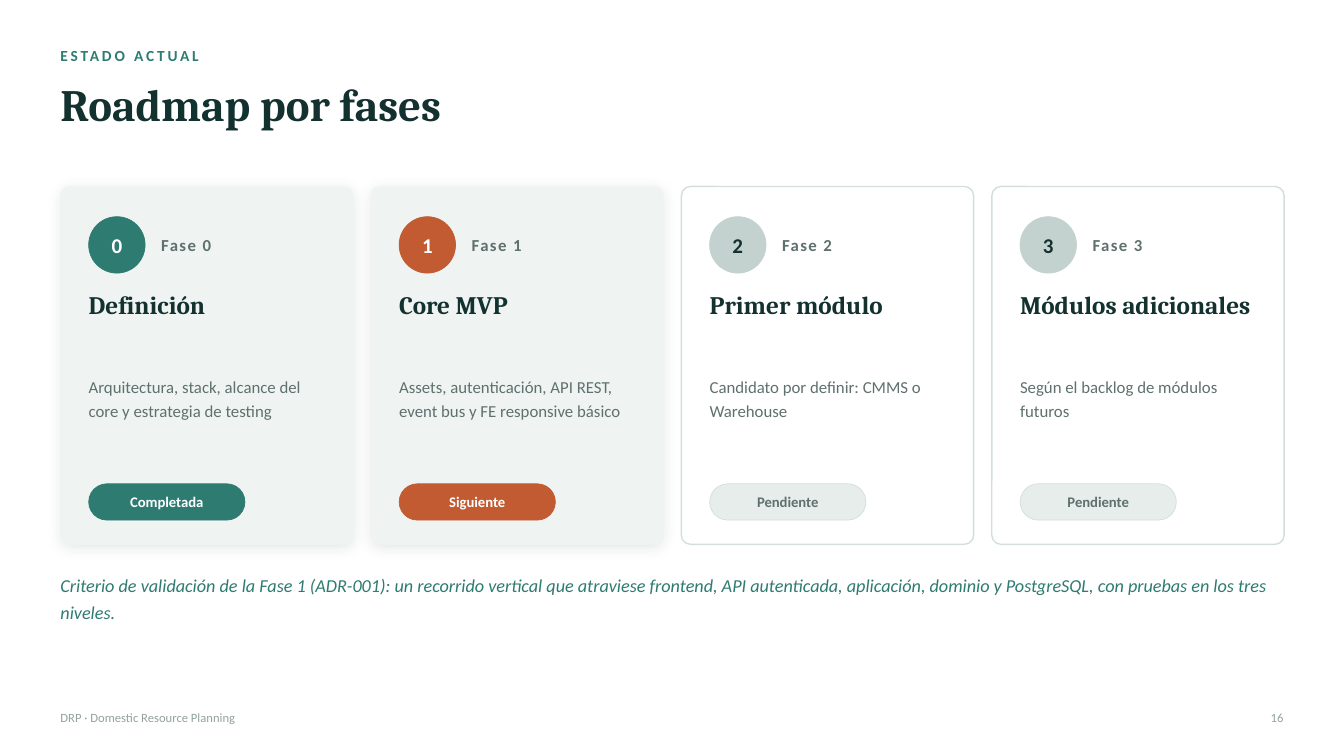
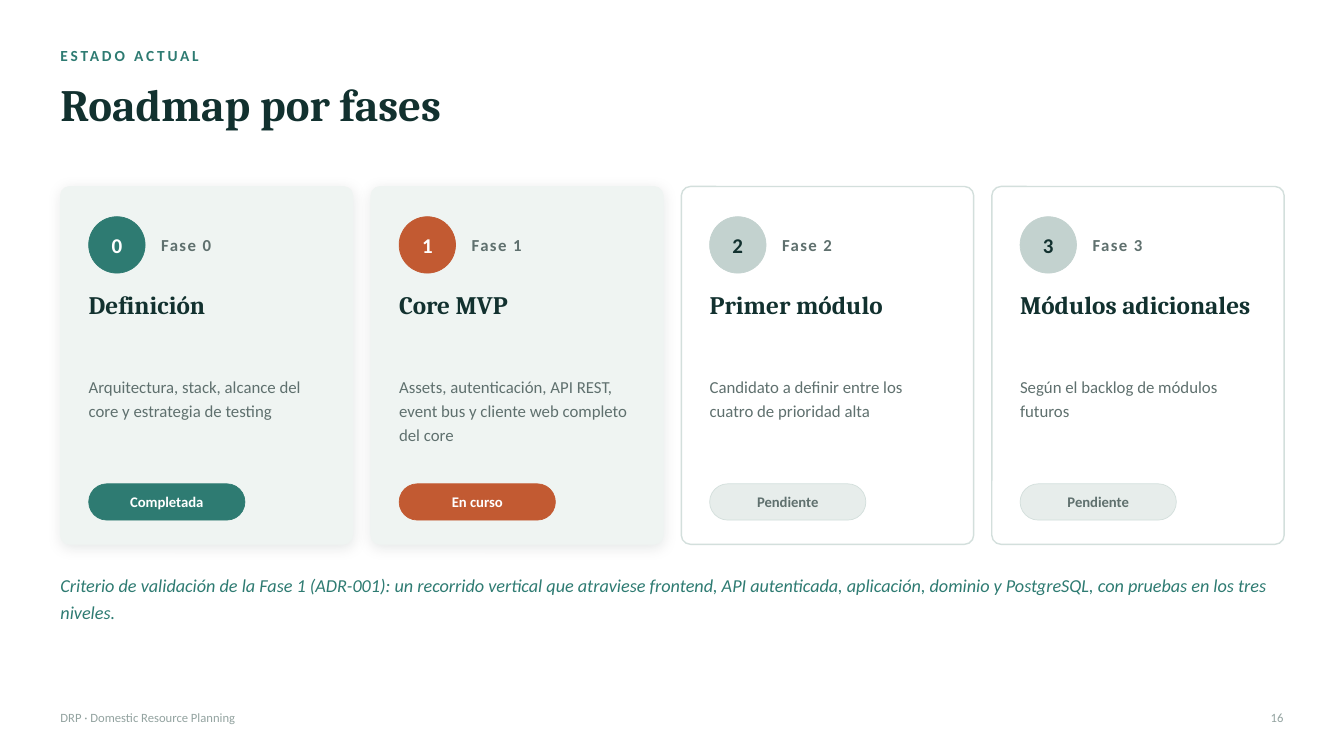
Before and after one commit to kikescribano/domestic_resource_planning, a slide deck: slide 17 of docs/common/marketing/DRP-resumen.pptx. Drawn at 1344x756 pixels with LibreOffice and Linux fonts; fonts in the diff are those of the drawing. Boxes give left, top, right and bottom in pixels: in the first picture for what was removed or moved away, otherwise in the second. Text is boxed around its words. In the diff, an @@ line names an element or a change of style, - is before the commit and + after.

```diff
--- a/docs/common/marketing/DRP-resumen.pptx
+++ b/docs/common/marketing/DRP-resumen.pptx
@@ text at (x1=399, y1=381, x2=627, y2=441): text changed @@
-Assets, autenticación, API REST, event bus y FE responsive básico
+Assets, autenticación, API REST, event bus y cliente web completo del core
@@ text at (x1=710, y1=381, x2=902, y2=420): text changed @@
-Candidato por definir: CMMS o Warehouse
+Candidato a definir entre los cuatro de prioridad alta
@@ text at (x1=452, y1=497, x2=503, y2=507): text changed @@
-Siguiente
+En curso
```
Also in this commit, not shown: 5 other slides changed, 24 other files.
